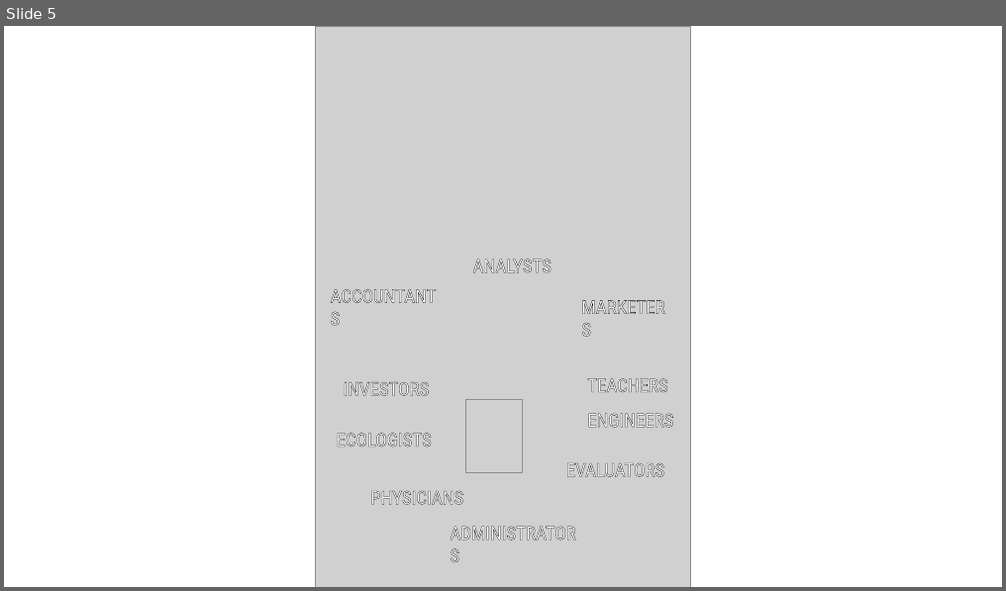
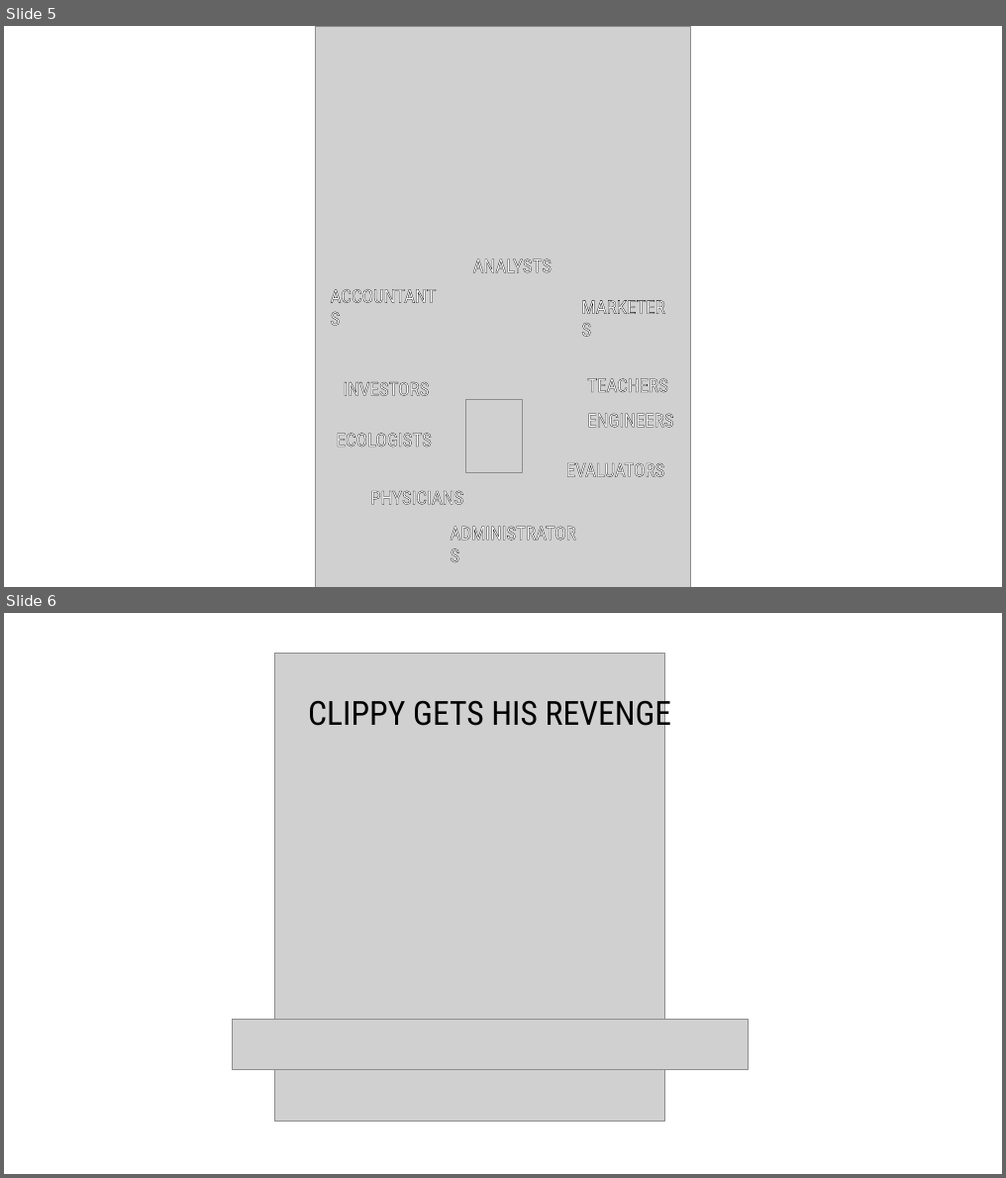
Before and after one commit to stringfestdata/stringfest-resource-library, a slide deck: memes/sources/meme-raw-sources.pptx. Shown one above the other, each under a label of ours: slide 5 before the commit, slides 5 and 6 after it. The pictures are 1006x591 and 1006x1178 pixels, drawn with LibreOffice and Linux fonts; fonts in the diff are those of the drawing; grey boxes stand for pictures. Boxes give left, top, right and bottom in pixels: in the first picture for what was removed or moved away, otherwise in the second. Text is boxed around its words. In the diff, an @@ line names an element or a change of style, - is before the commit and + after.

```diff
--- a/memes/sources/meme-raw-sources.pptx
+++ b/memes/sources/meme-raw-sources.pptx
@@ slide 6 added at bbox=[4, 613, 1002, 1174], background #FFFFFF @@
@@ picture added at bbox=[275, 654, 665, 1121] @@
@@ text added at bbox=[308, 694, 671, 733], 32 pt, text #000000 @@
+CLIPPY GETS HIS REVENGE
@@ picture added at bbox=[233, 1020, 748, 1069] @@
```
Also in this commit, not shown: 1 other file.
